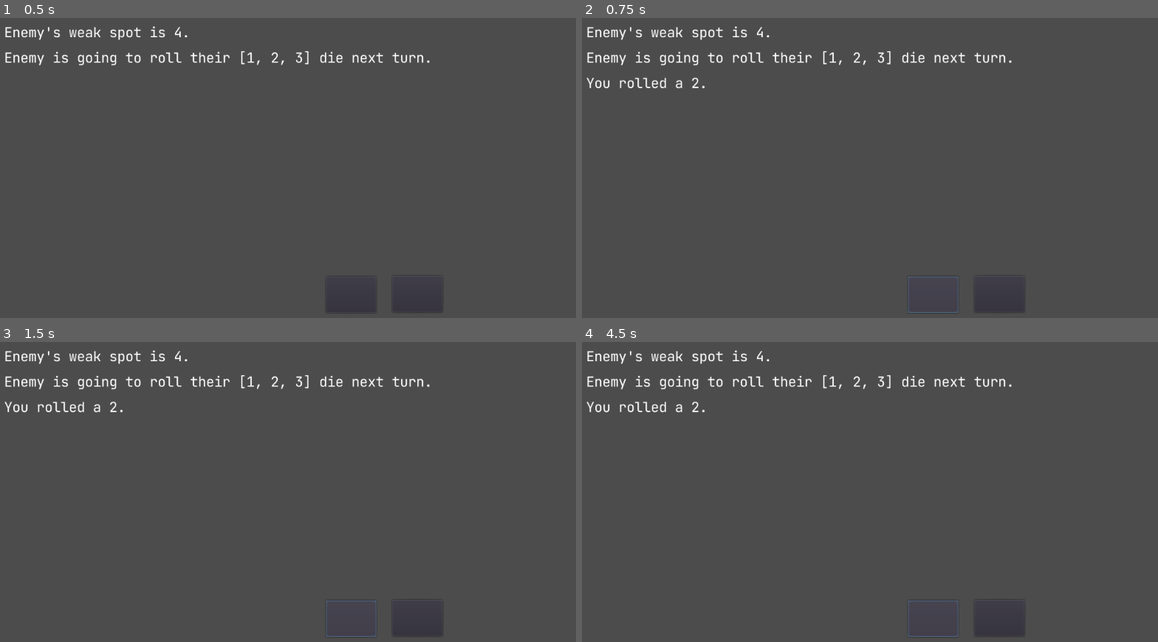
Above: before the commit, frames 1-4 (two rows, left to right).
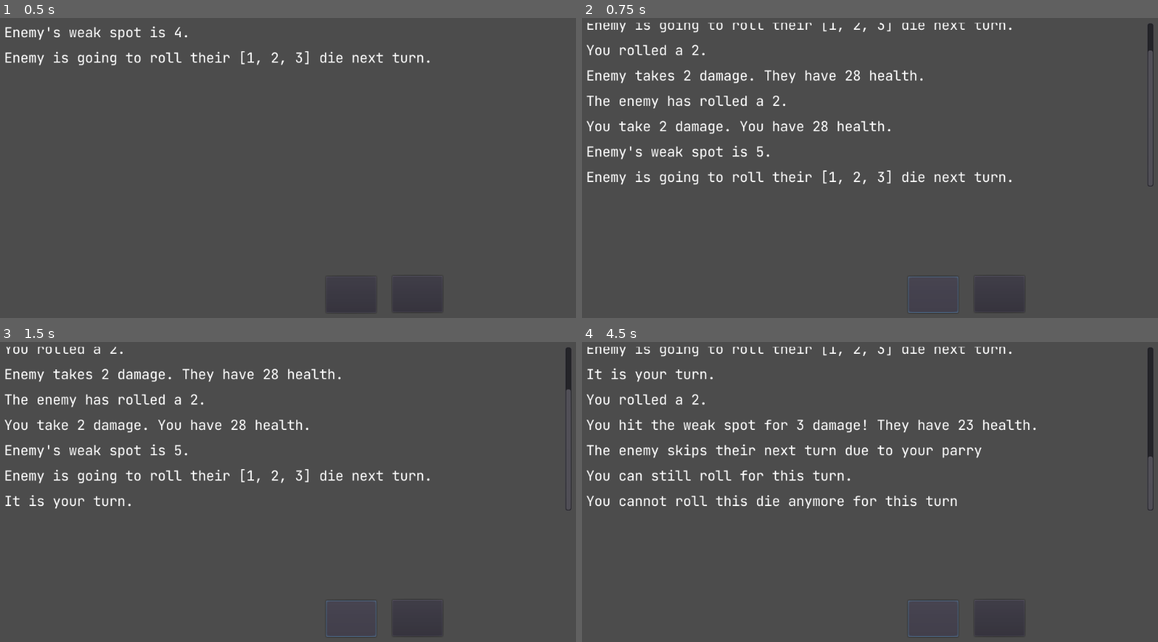
Above: after the commit, the same moments.

Repository: biggestcookie/Rolls-Required
Game: Godot game, scene res://Main.tscn
The game is run twice, just before and just after one commit, with the same random seed, the same clock (stepped at 60 frames per second) and the same inputs.
Inputs (mouse positions are in pixels of both pictures, inside the frame that each line leads up to):
- Up to frame 1 (0.5 s): no input
- Up to frame 2 (0.75 s): click (933, 294) at 0.52 s
- Up to frame 3 (1.5 s): click (351, 618) at 1.27 s
- Up to frame 4 (4.5 s): click (933, 618) at 2.02 s; tap Enter at 2.75, 4.25 s; tap Space at 3.5 s

Frame 1 is identical in both runs. In frame 2, 5.4% of the frame differs, in the area x 0-100%, y 1-57%; in frame 3, 4.9%; in frame 4, 5.8%.

Commit message:
fix

Diff:
--- a/Game/Die.gd
+++ b/Game/Die.gd
@@ -12,7 +12,7 @@
 func _ready():
 	reset()
 	enemy = get_node("/root/Main/Enemy")
-	connect("player_rolled", enemy, "_start_turn")
+	connect("player_rolled", enemy, "_damage_calc")
 	rules = get_node("/root/Main/Rules")
 
 func roll():
--- a/Game/Player.gd
+++ b/Game/Player.gd
@@ -4,8 +4,6 @@
 var state
 const PlayerState = preload("res://Game/PlayerState.gd")
 var rules
-
-signal reset
 
 func _ready():
 	state = PlayerState.PLAYER_TURN
